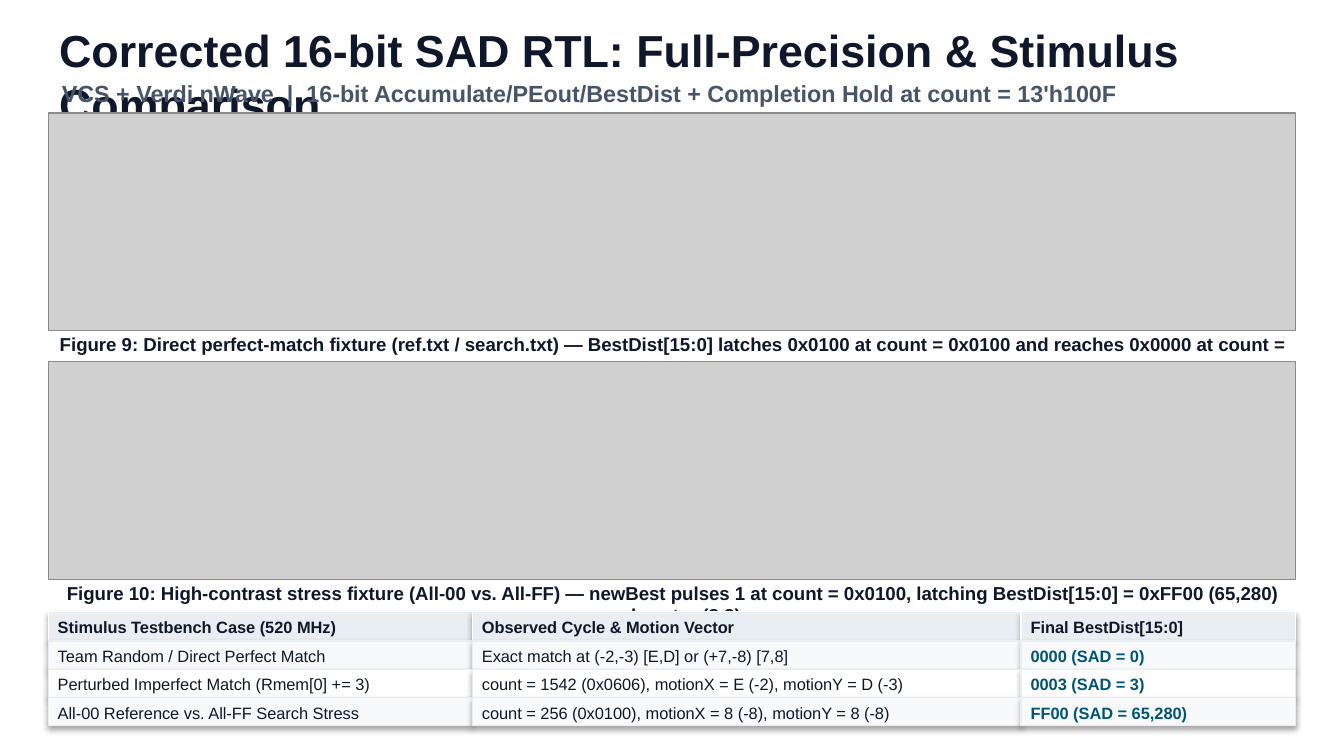
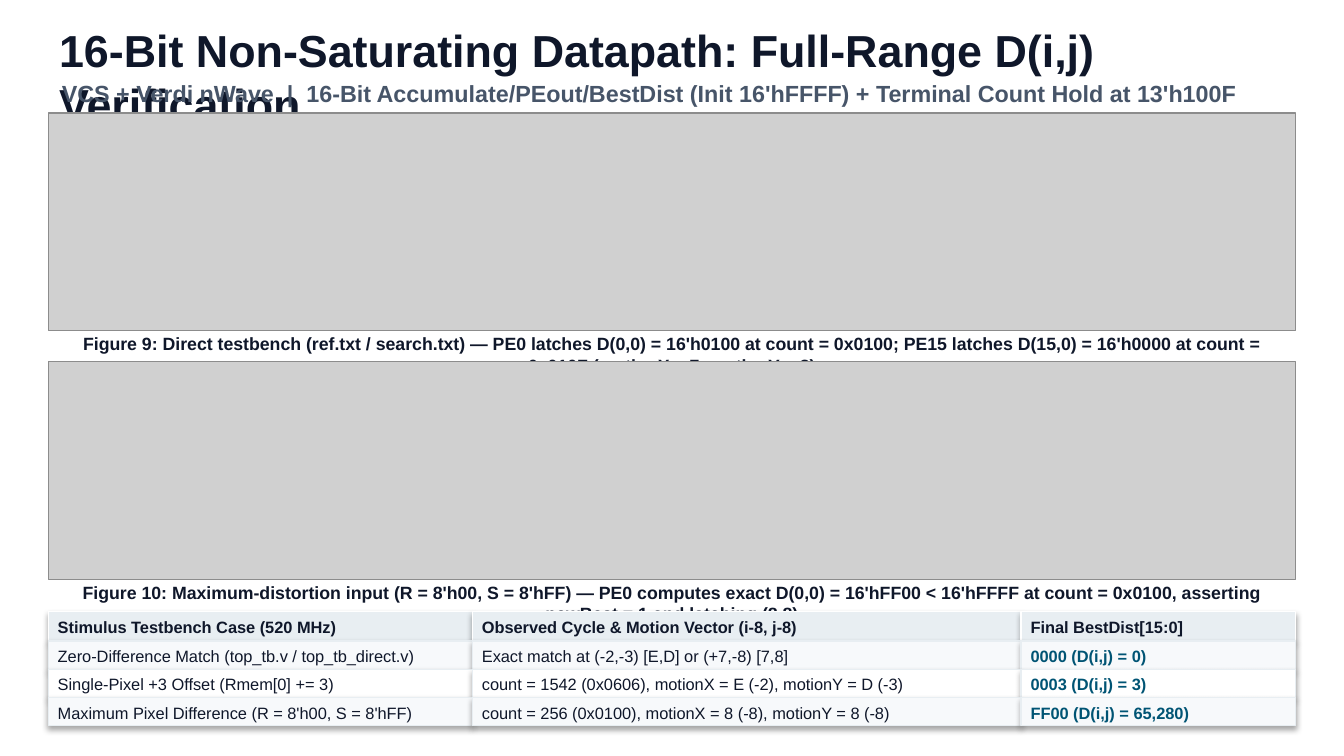
Before and after one commit to huynguyen1017/motion-estimator-asic-lab-notebook-2026, a slide deck: slide 18 of deliverables/ENGR852_V6_Motion_Estimator_Full_Team_19_Slides.pptx. Drawn at 1344x756 pixels with LibreOffice and Linux fonts; fonts in the diff are those of the drawing; grey boxes stand for pictures. Boxes give left, top, right and bottom in pixels: in the first picture for what was removed or moved away, otherwise in the second. Text is boxed around its words. In the diff, an @@ line names an element or a change of style, - is before the commit and + after.

```diff
--- a/deliverables/ENGR852_V6_Motion_Estimator_Full_Team_19_Slides.pptx
+++ b/deliverables/ENGR852_V6_Motion_Estimator_Full_Team_19_Slides.pptx
@@ text at (59, 34, 1094, 76): text changed @@
-Corrected 16-bit SAD RTL: Full-Precision & Stimulus Comparison
+16-Bit Non-Saturating Datapath: Full-Range D(i,j) Verification
@@ text at (62, 83, 1236, 107): text changed @@
-VCS + Verdi nWave | 16-bit Accumulate/PEout/BestDist + Completion Hold at count = 13'h100F
+VCS + Verdi nWave | 16-Bit Accumulate/PEout/BestDist (Init 16'hFFFF) + Terminal Count Hold at 13'h100F
@@ text at (83, 337, 1244, 362): text changed; size 10 to 9.5 pt @@
-Figure 9: Direct perfect-match fixture (ref.txt / search.txt) — BestDist[15:0] latches 0x0100 at count = 0x0100 and reaches 0x0000 at count = 0x010F
+Figure 9: Direct testbench (ref.txt / search.txt) — PE0 latches D(0,0) = 16'h0100 at count = 0x0100; PE15 latches D(15,0) = 16'h0000 at count = 0x010F (motionX = 7, motionY = 8)
@@ text at (83, 586, 1261, 625): text changed; size 10 to 9.5 pt @@
-Figure 10: High-contrast stress fixture (All-00 vs. All-FF) — newBest pulses 1 at count = 0x0100, latching BestDist[15:0] = 0xFF00 (65,280) and vector (8,8)
+Figure 10: Maximum-distortion input (R = 8'h00, S = 8'hFF) — PE0 computes exact D(0,0) = 16'hFF00 < 16'hFFFF at count = 0x0100, asserting newBest = 1 and latching (8,8)
@@ text at (482, 621, 796, 636): text changed @@
-Observed Cycle & Motion Vector
+Observed Cycle & Motion Vector (i-8, j-8)
@@ text at (58, 650, 415, 666): text changed @@
-Team Random / Direct Perfect Match
+Zero-Difference Match (top_tb.v / top_tb_direct.v)
@@ text at (1031, 650, 1146, 666): text changed @@
-0000 (SAD = 0)
+0000 (D(i,j) = 0)
@@ text at (58, 678, 334, 694): text changed @@
-Perturbed Imperfect Match (Rmem[0] += 3)
+Single-Pixel +3 Offset (Rmem[0] += 3)
@@ text at (1031, 678, 1146, 694): text changed @@
-0003 (SAD = 3)
+0003 (D(i,j) = 3)
@@ text at (58, 707, 412, 722): text changed @@
-All-00 Reference vs. All-FF Search Stress
+Maximum Pixel Difference (R = 8'h00, S = 8'hFF)
@@ text at (1031, 707, 1189, 722): text changed @@
-FF00 (SAD = 65,280)
+FF00 (D(i,j) = 65,280)
```
Also in this commit, not shown: 2 other slides changed, 31 other files.
